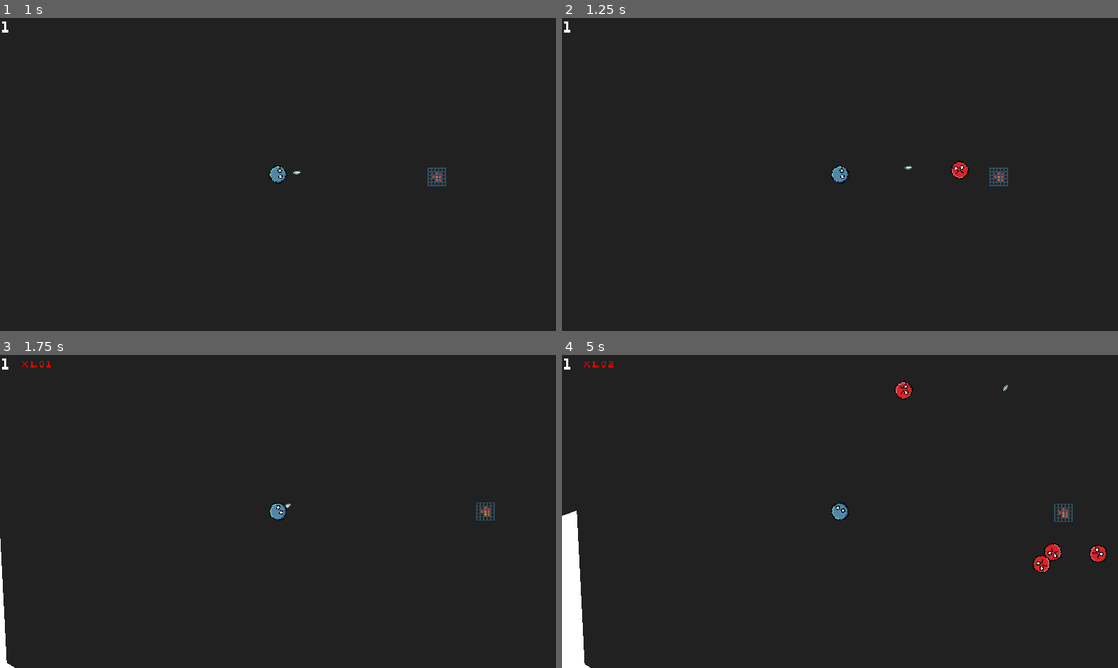
Above: before the commit, frames 1-4 (two rows, left to right).
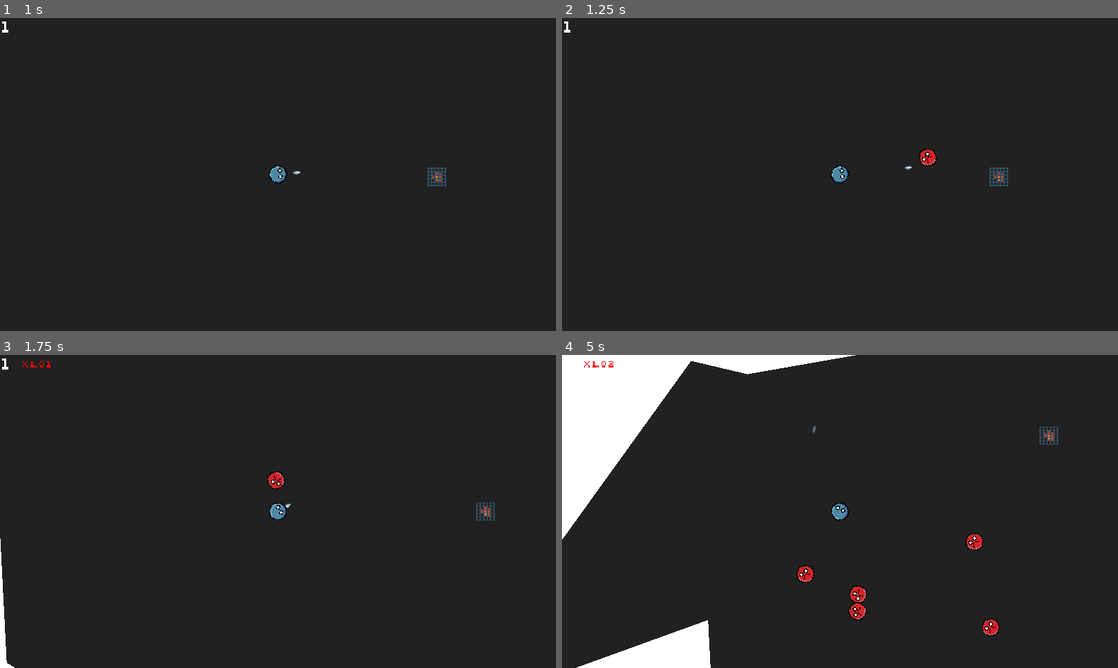
Above: after the commit, the same moments.

Repository: veprogames/top-down-incremental
Game: Godot game, scene res://level/level.tscn
Two runs of this game, one before a commit and one after it. Both use one fixed random seed, a clock stepped at 60 frames per second and the inputs below.
Inputs (mouse positions are in pixels of both pictures, inside the frame that each line leads up to):
- Up to frame 1 (1 s): tap Enter at 0.5 s; move the mouse to (305, 174) at 0.52 s
- Up to frame 2 (1.25 s): no input
- Up to frame 3 (1.75 s): move the mouse to (250, 511) at 1.27 s
- Up to frame 4 (5 s): move the mouse to (851, 505) at 2.02 s; move the mouse to (834, 517) at 2.77 s; move the mouse to (878, 514) at 3.52 s; move the mouse to (795, 508) at 4.27 s

Frame 1 is identical in both runs. In frame 2, 0.3% of the frame differs, in the area x 64-74%, y 41-52%; in frame 3, 0.1%; in frame 4, 13%, in the area x 0-98%, y 0-100%.

Commit message:
enemy chase behavior, detect behaviors with type instead of group

Diff:
--- a/behavior/enemy_move_behavior.tscn
+++ b/behavior/enemy_move_behavior.tscn
@@ -3,5 +3,5 @@
 [ext_resource type="PackedScene" uid="uid://cpsik7abqkt67" path="res://behavior/base_behavior.tscn" id="1_8b4ms"]
 [ext_resource type="Script" path="res://behavior/enemy_move_behavior.gd" id="2_xnuhc"]
 
-[node name="EnemyMoveBehavior" groups=["enemy_move_behavior"] instance=ExtResource("1_8b4ms")]
+[node name="EnemyMoveBehavior" instance=ExtResource("1_8b4ms")]
 script = ExtResource("2_xnuhc")
--- /dev/null
+++ b/behavior/enemy_move_behavior_chase.gd
@@ -0,0 +1,19 @@
+class_name EnemyMoveBehaviorChase
+extends EnemyMoveBehavior
+
+var player: Player
+
+@export var speed: float = 100.0
+
+
+func _ready() -> void:
+	player = get_tree().get_first_node_in_group(&"player")
+
+
+func _physics_process(delta: float) -> void:
+	super._physics_process(delta)
+
+	if player:
+		velocity = (player.position - enemy.position).normalized() * speed
+	else:
+		velocity = Vector2.ZERO
--- /dev/null
+++ b/behavior/enemy_move_behavior_chase.tscn
@@ -0,0 +1,8 @@
+[gd_scene load_steps=3 format=3 uid="uid://3h6i1t8cbtp"]
+
+[ext_resource type="PackedScene" uid="uid://bb4bifkgouwi6" path="res://behavior/enemy_move_behavior.tscn" id="1_mswap"]
+[ext_resource type="Script" path="res://behavior/enemy_move_behavior_chase.gd" id="2_gm15q"]
+
+[node name="EnemyMoveBehaviorChase" instance=ExtResource("1_mswap")]
+script = ExtResource("2_gm15q")
+speed = 100.0
--- a/enemy/enemy.gd
+++ b/enemy/enemy.gd
@@ -8,7 +8,7 @@
 var move_behaviors: Array[EnemyMoveBehavior]
 
 func _ready() -> void:
-	move_behaviors.assign(Utils.get_children_of_group(self, "enemy_move_behavior"))
+	move_behaviors.assign(Utils.get_children_of_type(self, EnemyMoveBehavior))
 
 
 func _physics_process(_delta: float) -> void:
--- a/enemy/enemy.tscn
+++ b/enemy/enemy.tscn
@@ -1,7 +1,8 @@
-[gd_scene load_steps=6 format=3 uid="uid://bprric2282qeg"]
+[gd_scene load_steps=7 format=3 uid="uid://bprric2282qeg"]
 
 [ext_resource type="Texture2D" uid="uid://fh1o0uq1jl33" path="res://enemy/enemy_red.png" id="1_4povp"]
 [ext_resource type="Script" path="res://enemy/enemy.gd" id="1_kqjdg"]
+[ext_resource type="PackedScene" uid="uid://3h6i1t8cbtp" path="res://behavior/enemy_move_behavior_chase.tscn" id="3_0lsiy"]
 [ext_resource type="PackedScene" uid="uid://3nk6b160b7an" path="res://behavior/enemy_move_behavior_noise.tscn" id="3_m1qhl"]
 
 [sub_resource type="CircleShape2D" id="CircleShape2D_du478"]
@@ -29,6 +30,12 @@
 [node name="CollisionShape2D2" type="CollisionShape2D" parent="HitArea"]
 shape = SubResource("CircleShape2D_xsuyj")
 
+[node name="EnemyMoveBehaviorChase" parent="." node_paths=PackedStringArray("enemy") instance=ExtResource("3_0lsiy")]
+speed = 125.0
+enemy = NodePath("..")
+
 [node name="EnemyMoveBehaviorNoise" parent="." instance=ExtResource("3_m1qhl")]
+speed = 3.0
+amplitude = 500.0
 
 [connection signal="area_entered" from="HitArea" to="." method="_on_hit_area_area_entered"]
--- a/global/utils.gd
+++ b/global/utils.gd
@@ -10,3 +10,13 @@
 		if child is Node and child.is_in_group(group):
 			result.append(child)
 	return result
+
+
+static func get_children_of_type(node: Node, type: Variant) -> Array:
+	var result: Array = []
+	for child: Node in node.get_children():
+		if child.get_child_count() > 0:
+			result += Utils.get_children_of_type(child, type)
+		if is_instance_of(child, type):
+			result.append(child)
+	return result
